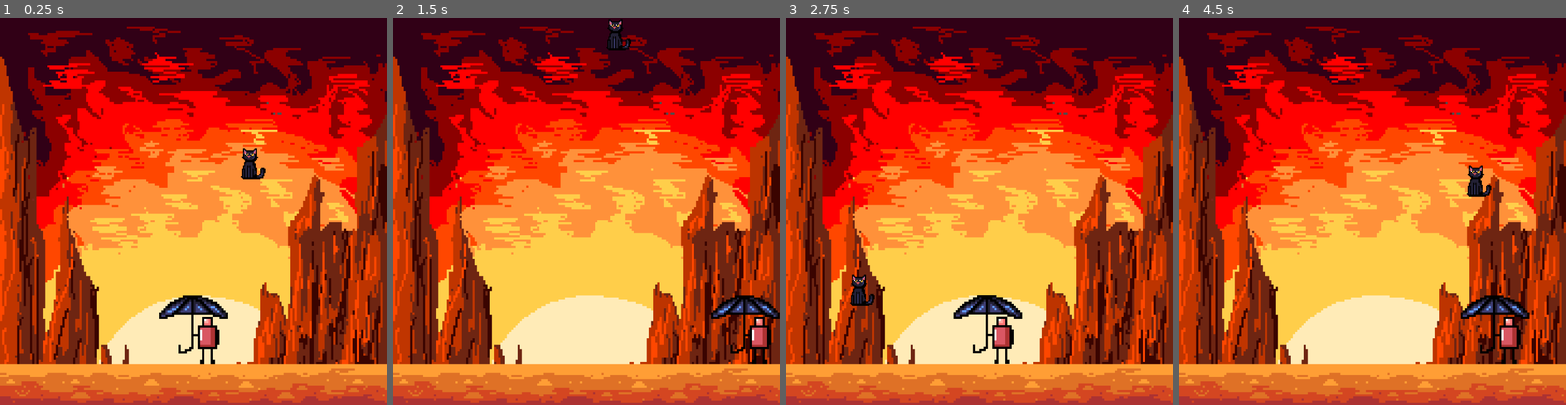
Above: before the commit, frames 1-4 (left to right).
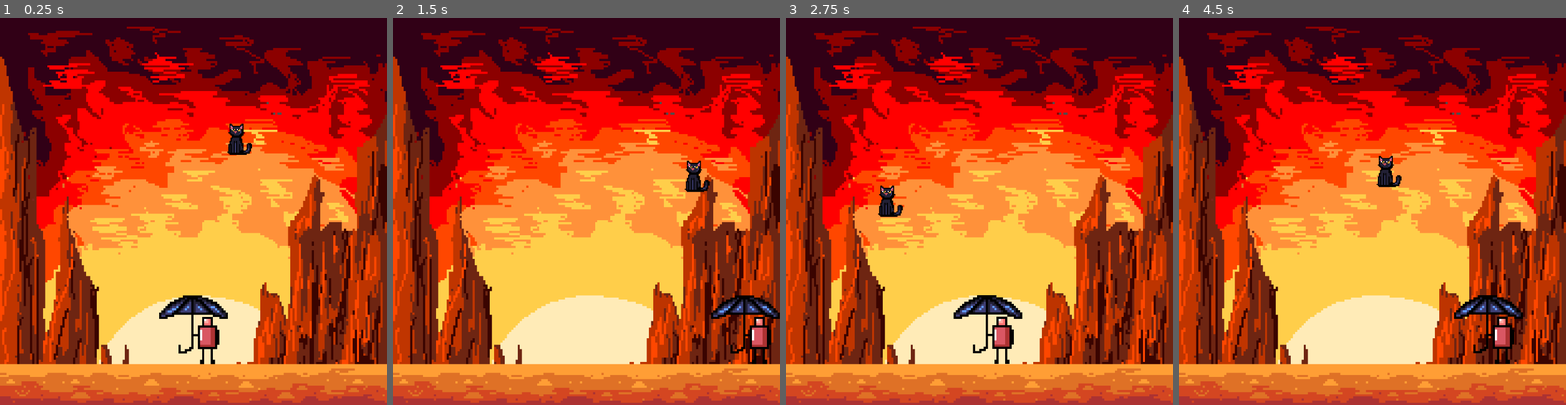
Above: after the commit, the same moments.

Repository: MY-o-o/Game
Game: Godot game, scene res://main.tscn
Two runs of this game, one before a commit and one after it. Both use one fixed random seed, a clock stepped at 60 frames per second and the inputs below.
Inputs:
- Up to frame 1 (0.25 s): no input
- Up to frame 2 (1.5 s): hold D (right) from 0.53 s (still down); tap Space (jump) at 0.77 s
- Up to frame 3 (2.75 s): tap Space (jump) at 1.52 s; release D (right) at 2.03 s; hold A (left) from 2.03 s (still down)
- Up to frame 4 (4.5 s): release A (left) at 2.78 s; hold D (right) 2.78-4.28 s; tap Space (jump) at 3.02, 3.77 s; hold A (left) from 4.28 s (still down)

The runs differ from the first frame. In frame 1, 0.6% of the frame differs, in the area x 58-69%, y 27-42%; in frame 2, 0.7%; in frame 3, 0.7%; in frame 4, 2.0%, in the area x 51-91%, y 35-90%.

Commit message:
tweak gravity and fix collision

Diff:
--- a/cat.gd
+++ b/cat.gd
@@ -1,7 +1,7 @@
 extends CharacterBody2D
 
-const HORIZONTAL_SPEED = 100.0
-const BOUNCE_VELOCITY = -400.0
+const HORIZONTAL_SPEED = 75.0
+const BOUNCE_VELOCITY = -350.0
 
 func _ready() -> void:
 	# Start moving right (or left)
@@ -9,7 +9,7 @@
 
 func _physics_process(delta: float) -> void:
 	# Apply gravity
-	velocity += get_gravity() * delta
+	velocity += (get_gravity() * 0.6) * delta
 
 	# Move and check for collisions
 	var collision := move_and_collide(velocity * delta)
--- a/main.tscn
+++ b/main.tscn
@@ -32,7 +32,7 @@
 
 [node name="CollisionPolygon2D" type="CollisionPolygon2D" parent="Player" unique_id=360876611]
 position = Vector2(13.646666, -16.084219)
-polygon = PackedVector2Array(66.35329, -8.915815, 66.35329, -23.915815, 6.3532944, -63.91581, -38.6467, -63.91581, -93.6467, -23.915815, -93.6467, -8.915815, -18.646704, -8.915815, -18.646704, 61.084175, 1.3532944, 96.084175, 36.353294, 96.084175)
+polygon = PackedVector2Array(66.35329, -8.915815, 66.35329, -23.915815, 6.3532944, -63.91581, -38.6467, -63.91581, -93.6467, -23.915815, -93.6467, -8.915815, -63.646637, 96.08423, 36.353294, 96.084175)
 
 [node name="Floor" type="StaticBody2D" parent="." unique_id=1398085798]
 position = Vector2(90, 90)
